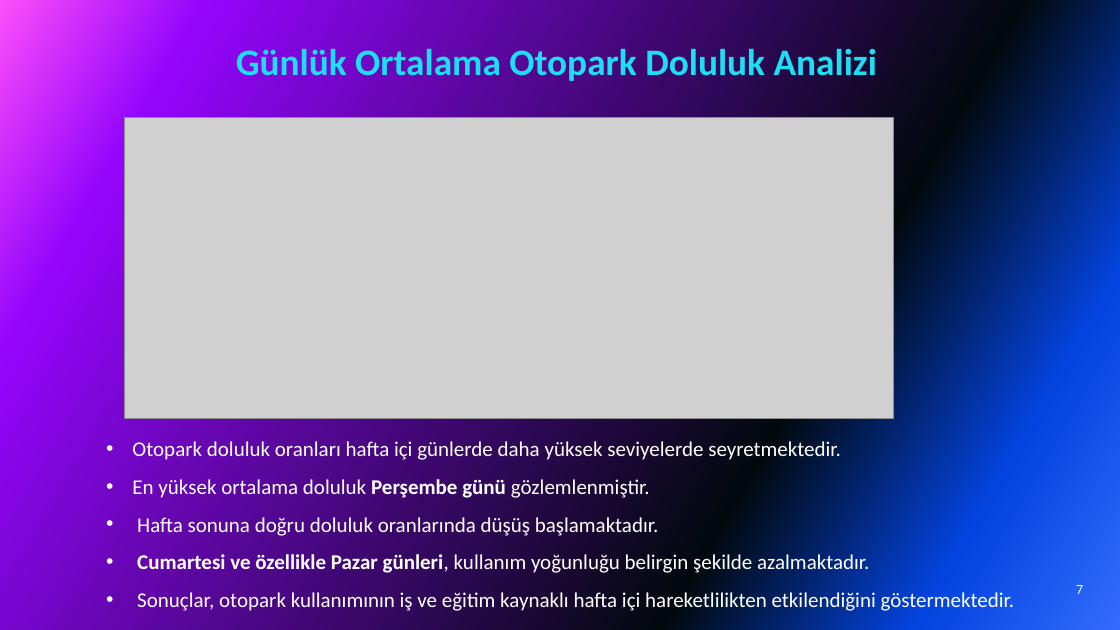
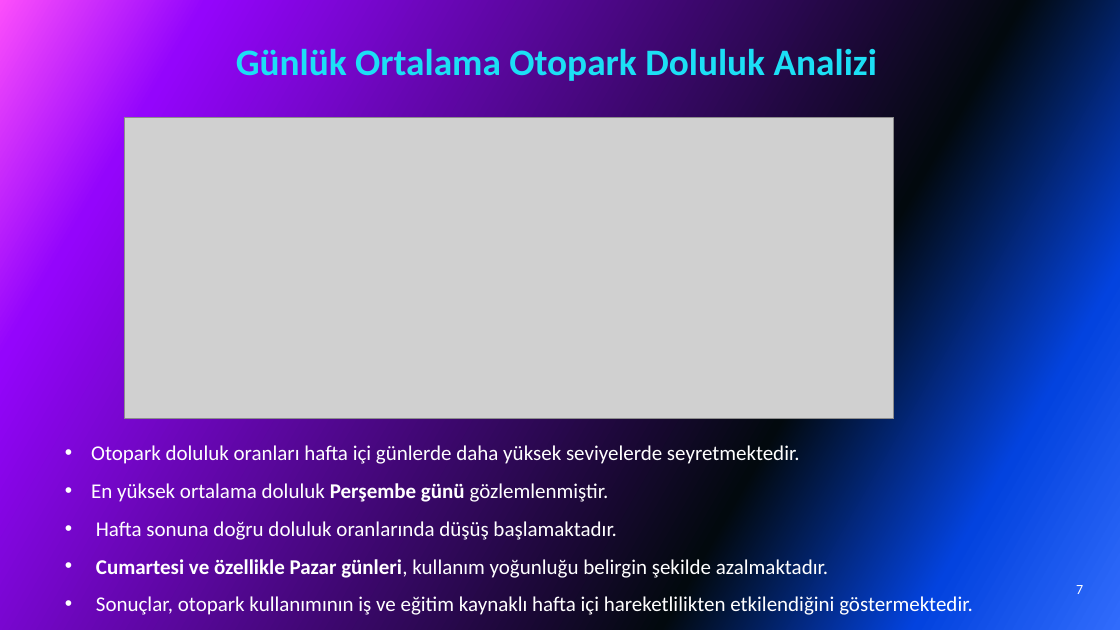
Before and after one commit to Yapay-Sinir-Aglari-Proje/Akilli_Park, a slide deck: slide 7 of AKILLI PARK SUNUM (01.06.2026).pptx. Drawn at 1120x630 pixels with LibreOffice and Linux fonts; fonts in the diff are those of the drawing; grey boxes stand for pictures. Boxes give left, top, right and bottom in pixels: in the first picture for what was removed or moved away, otherwise in the second. Text is boxed around its words. In the diff, an @@ line names an element or a change of style, - is before the commit and + after.

```diff
--- a/AKILLI PARK SUNUM (01.06.2026).pptx
+++ b/AKILLI PARK SUNUM (01.06.2026).pptx
@@ text "Otopark doluluk oranları hafta içi ...": place and size @@
-text "Otopark doluluk oranları hafta içi ..." at box(132, 441, 1015, 614)
+text "Otopark doluluk oranları hafta içi ..." at box(91, 445, 973, 618)
```
Also in this commit, not shown: 22 other slides changed.
